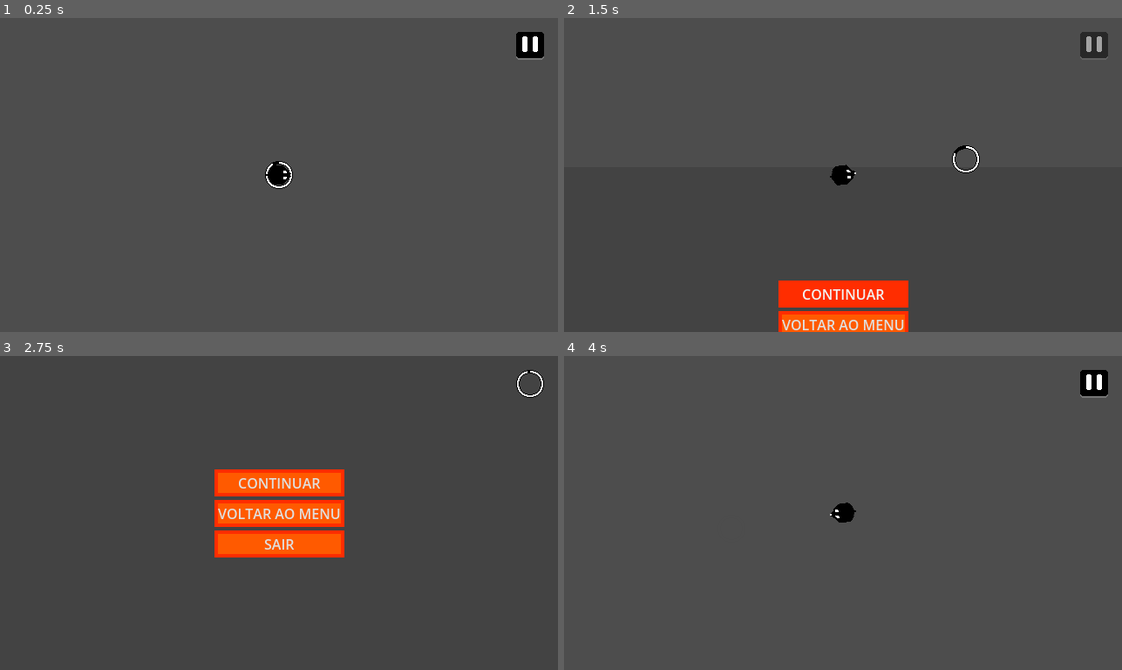
Above: before the commit, frames 1-4 (two rows, left to right).
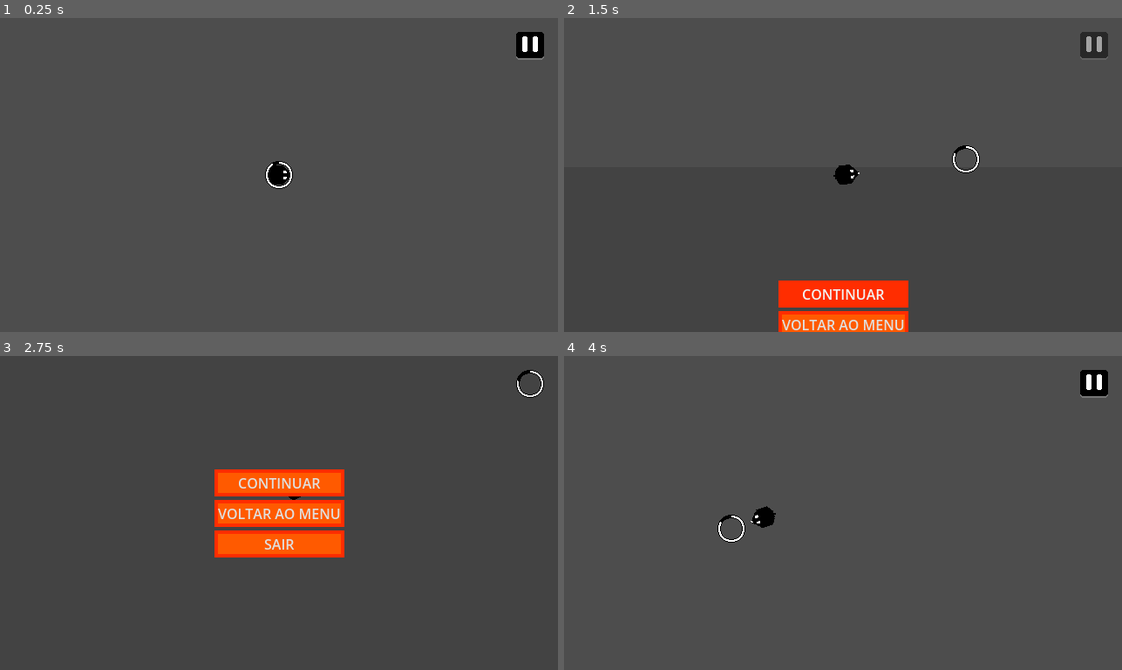
Above: after the commit, the same moments.

Repository: Botijas/Mouse_is_a_Thief
Game: Godot game, scene res://Assets/Scenes/game_scene.tscn
Same seed, same stepped clock (60 frames per second), same inputs: the game is played once before the commit and once after it. The project has no main scene, so this scene is started directly.
Inputs (mouse positions are in pixels of both pictures, inside the frame that each line leads up to):
- Up to frame 1 (0.25 s): no input
- Up to frame 2 (1.5 s): tap Enter at 0.5 s; move the mouse to (965, 159) at 0.52 s; click "CONTINUAR" at 1.25 s
- Up to frame 3 (2.75 s): click (530, 384) at 2 s
- Up to frame 4 (4 s): click "CONTINUAR" at 2.75 s; tap Space at 3.5 s; move the mouse to (731, 528) at 3.52 s

The runs differ from the first frame. In frame 1, less than 0.1% of the frame differs, in the area x 47-53%, y 48-52%; in frame 2, less than 0.1%; in frame 3, less than 0.1%; in frame 4, 0.6%, in the area x 27-53%, y 46-60%.

Commit message:
Finalização do Player
a. Movimentação do Player

Diff:
--- a/Assets/Scenes/game_scene.tscn
+++ b/Assets/Scenes/game_scene.tscn
@@ -126,6 +126,16 @@
 
 [node name="Player Stuffs" type="Node" parent="Game Actors" unique_id=707812627]
 
+[node name="Player" type="CharacterBody2D" parent="Game Actors/Player Stuffs" unique_id=373247231 groups=["Player"]]
+position = Vector2(320, 180)
+motion_mode = 1
+script = ExtResource("6_qmpwi")
+
+[node name="Texture" type="Sprite2D" parent="Game Actors/Player Stuffs/Player" unique_id=240042028]
+texture = ExtResource("7_yk65x")
+
+[node name="Collision" type="CollisionShape2D" parent="Game Actors/Player Stuffs/Player" unique_id=1740205084]
+
 [node name="Mouse Texture" type="Sprite2D" parent="Game Actors/Player Stuffs" unique_id=1165700858 node_paths=PackedStringArray("game_scene", "over_texture")]
 material = SubResource("ShaderMaterial_6450k")
 texture = ExtResource("2_e132u")
@@ -137,16 +147,6 @@
 material = SubResource("ShaderMaterial_e132u")
 rotation = 1.5707964
 texture = ExtResource("2_ei1hv")
-
-[node name="Player" type="CharacterBody2D" parent="Game Actors/Player Stuffs" unique_id=373247231 groups=["Player"]]
-position = Vector2(320, 180)
-motion_mode = 1
-script = ExtResource("6_qmpwi")
-
-[node name="Texture" type="Sprite2D" parent="Game Actors/Player Stuffs/Player" unique_id=240042028]
-texture = ExtResource("7_yk65x")
-
-[node name="Collision" type="CollisionShape2D" parent="Game Actors/Player Stuffs/Player" unique_id=1740205084]
 
 [node name="UI" type="Control" parent="." unique_id=117714174 node_paths=PackedStringArray("scene", "pause_btn", "resume_btn", "back_btn", "quit_btn")]
 z_index = 2
--- a/Assets/Scripts/game_manager.gd
+++ b/Assets/Scripts/game_manager.gd
@@ -50,5 +50,6 @@
 	ui_animator.play("Pause Up")
 
 func _on_lose(to: String):
-	if to == "wait_time":
-		print("Você ficou parado")
+	match to:
+		"wait_time":
+			print("Você ficou parado")
--- a/Assets/Scripts/player.gd
+++ b/Assets/Scripts/player.gd
@@ -2,7 +2,20 @@
 
 var mouse_position : Vector2
 
+var direction : Vector2
+var speed : float = 235
+
 func _physics_process(delta: float) -> void:
-	# Define a posição global do mouse e a direção que o player olha
+	# Define a posição global do mouse e a direção que o player olha e vai
 	mouse_position = get_global_mouse_position()
+	direction = position.direction_to(mouse_position)
 	look_at(mouse_position)
+
+	# Movimenta o player
+	if position.distance_to(mouse_position) > 16:
+		velocity = speed * direction
+	else:
+		velocity = Vector2.ZERO
+
+	# A PORRA do move and slide
+	move_and_slide()
--- a/project.godot
+++ b/project.godot
@@ -18,6 +18,7 @@
 
 window/size/viewport_width=640
 window/size/viewport_height=360
+window/size/mode=3
 window/stretch/mode="canvas_items"
 
 [global_group]
